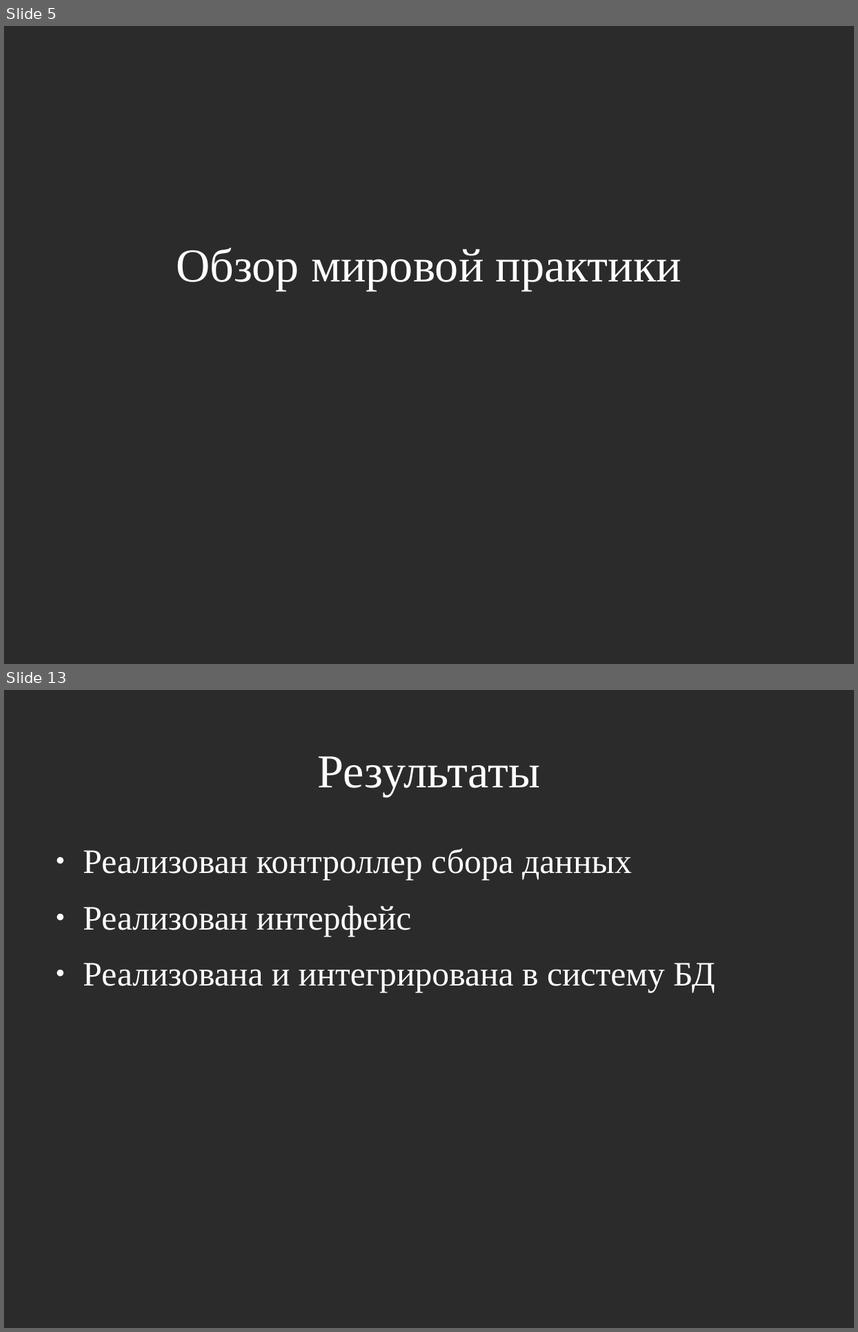
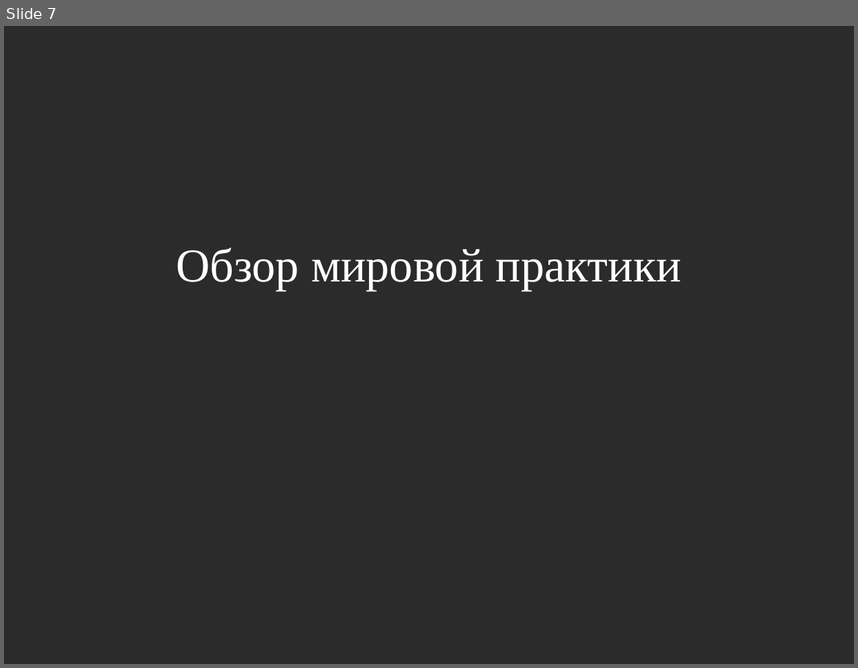
Before and after one commit to jbenua/Biomeh-BCI, a slide deck: pred.odp. Shown one above the other, each under a label of ours: slides 5 and 13 before the commit, slide 7 after it; the slides between them are not shown. The pictures are 858x1332 and 858x668 pixels, drawn with LibreOffice and Linux fonts; fonts in the diff are those of the drawing; background and template pictures are left out; a plain dark background stands for a picture behind light text. Boxes give left, top, right and bottom in pixels: in the first picture for what was removed or moved away, otherwise in the second. Text is boxed around its words. In the diff, an @@ line names an element or a change of style, - is before the commit and + after.

```diff
--- a/pred.odp
+++ b/pred.odp
@@ slide 13 removed at [4, 690, 854, 1328], background picture (left out) @@
@@ title removed at [318, 756, 540, 796] @@
-Результаты
@@ text removed at [83, 848, 715, 993] @@
-● Реализован контроллер сбора данных
-● Реализован интерфейс
-● Реализована и интегрирована в систему БД
@@ what was slide 5 is now slide 7 @@
```
Also in this commit, not shown: 9 slides changed, 17 slides added, 2 other slides removed, 14 other files.
